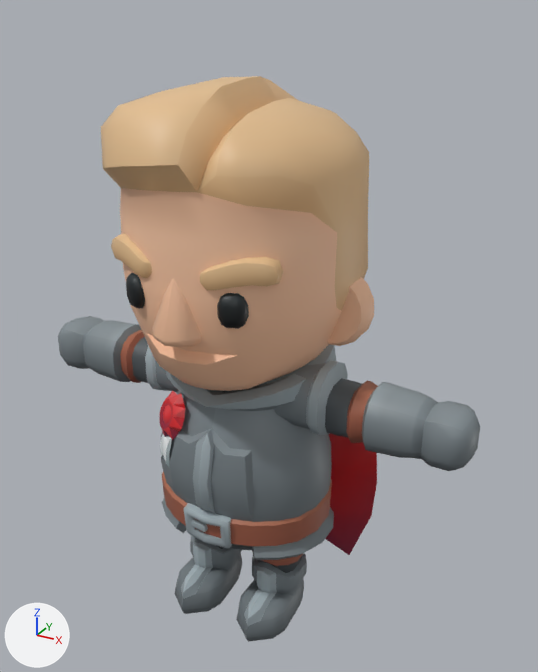
An edit to the glTF model assets/figures/dunkelzwerg.glb, drawn before and after from the same camera.
Camera for both pictures: a 50 mm camera at (1.43, -2.39, 2.53) aimed at (0.11, 0.02, 1.33). The axes (+X, +Y, +Z) are drawn at lower left. The lights are the same throughout. The first picture is the older version.

Objects in the first picture: 'Knight_ArmLeft', 'Knight_ArmRight', 'Knight_Body', 'Knight_Cape', 'Knight_Head', 'Knight_LegLeft', 'Knight_LegRight'.
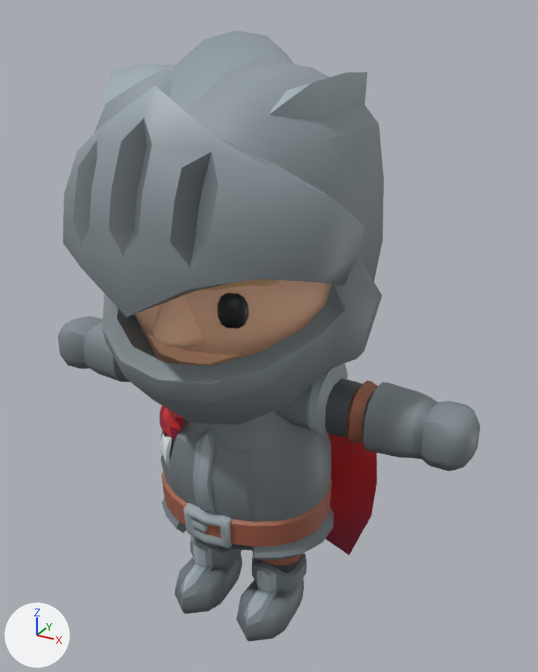
Where the change shows, as pixel boxes [x1, y1, x2, y2] in the pictures (538 x 672 px):
'Knight_Helmet', added: after [63, 30, 384, 425]
'Knight_Head', unchanged, covered by the edit: before [101, 76, 374, 391]; after [135, 279, 332, 366]

What the commit changed:
Mesh me_cube_124 is new.
It has 253 vertices, 480 faces and spans x -0.569..0.569, y -0.711..0.542, z -0.105..1.251.
It uses material mat_knight_texture (picture img_knight_texture).
Object 'Knight_Helmet' (ob_knight_helmet) is new; it shows me_cube_124.
Its location is (0.0, 0.0, 1.216).
